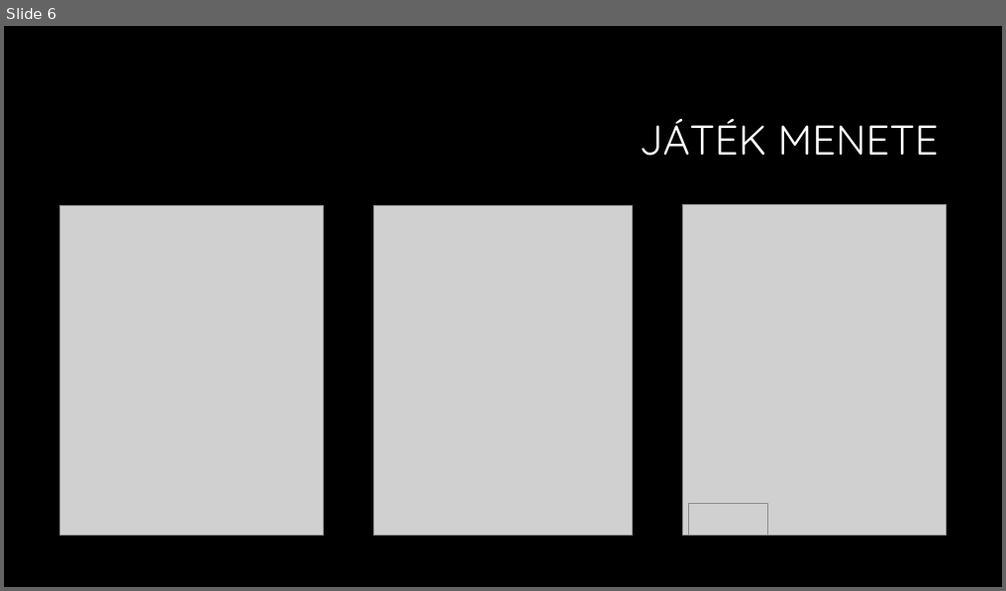
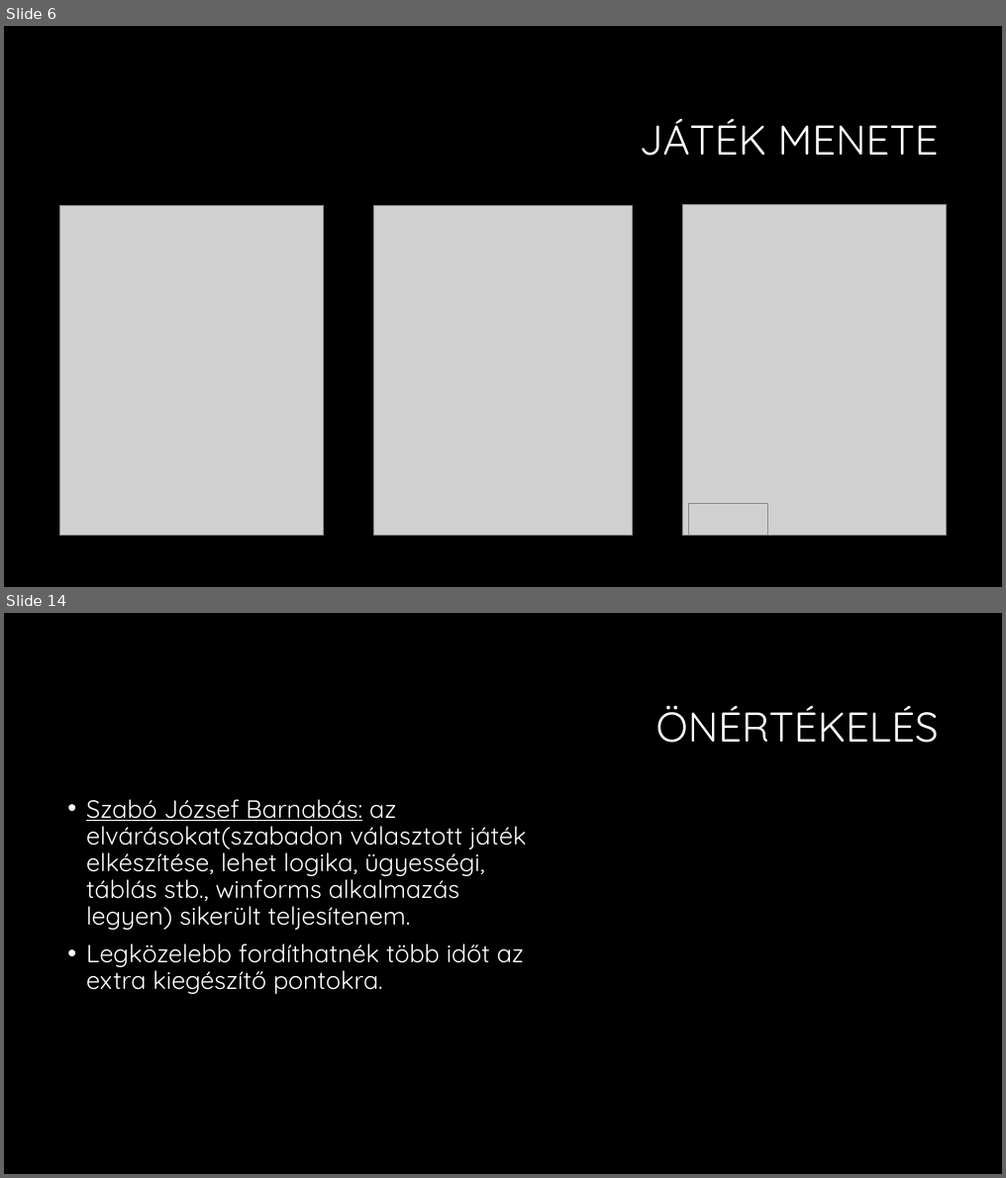
Before and after one commit to vincevince0/wizli, a slide deck: Amőba játék.pptx. Shown one above the other, each under a label of ours: slide 6 before the commit, slides 6 and 14 after it; the slides between them are not shown. The pictures are 1006x591 and 1006x1178 pixels, drawn with LibreOffice and Linux fonts; fonts in the diff are those of the drawing; grey boxes stand for pictures; background and template pictures are left out. Boxes give left, top, right and bottom in pixels: in the first picture for what was removed or moved away, otherwise in the second. Text is boxed around its words. In the diff, an @@ line names an element or a change of style, - is before the commit and + after.

```diff
--- a/Amőba játék.pptx
+++ b/Amőba játék.pptx
@@ slide 14 added at [4,613,1002,1174], background #000000 @@
@@ title added at [656,705,939,743], 40 pt, text #FFFFFF @@
+ÖNÉRTÉKELÉS
@@ text added at [86,799,526,994], 24 pt, text #FFFFFF @@
+• Szabó József Barnabás: az elvárásokat(szabadon választott játék elkészítése, lehet logika, ügyességi, táblás stb., winforms alkalmazás legyen) sikerült teljesítenem.
+• Legközelebb fordíthatnék több időt az extra kiegészítő pontokra.
```
Also in this commit, not shown: 3 slides changed, 7 other slides added.
